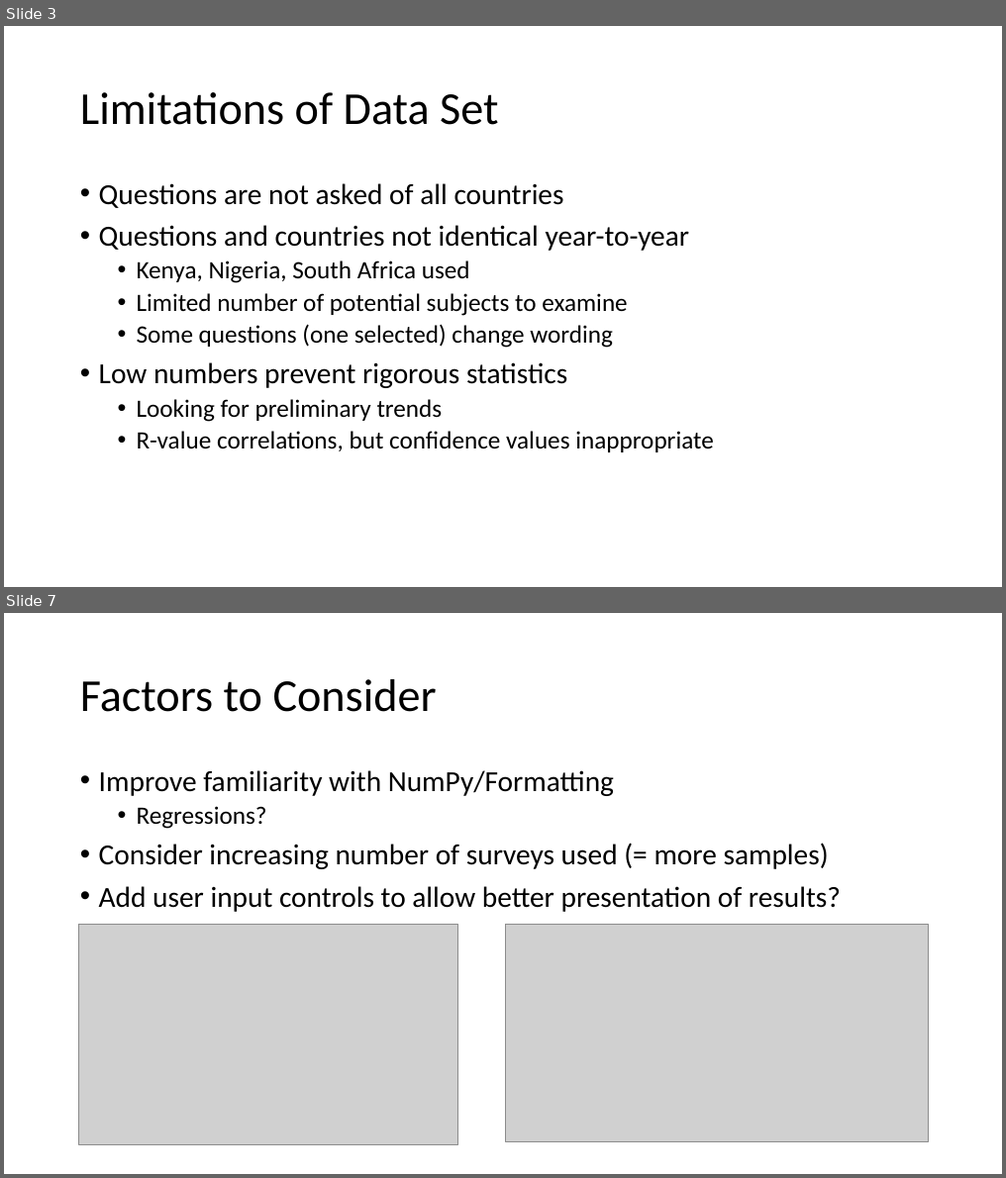
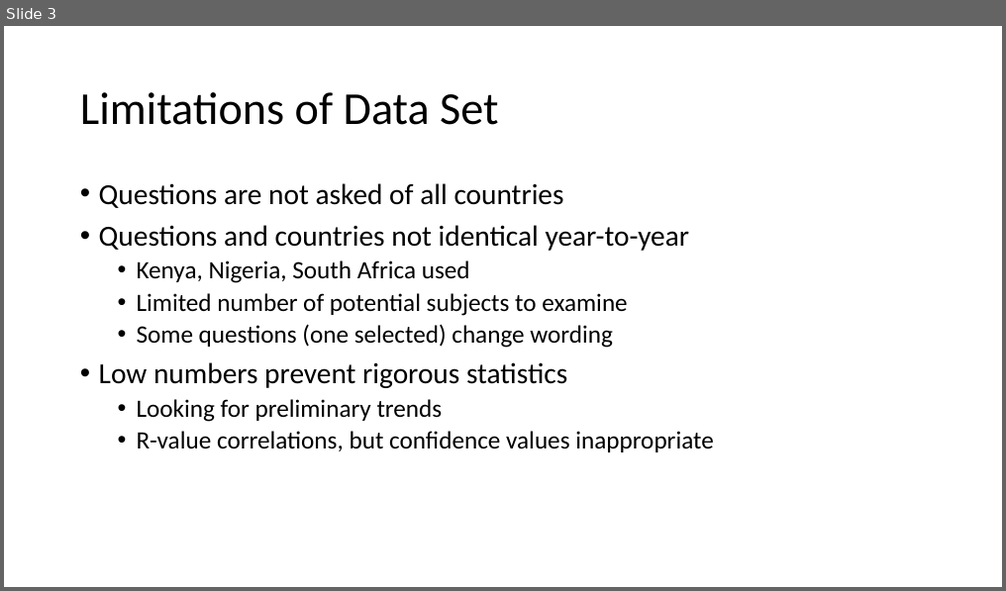
Before and after one commit to BIOF309/10-final-project-R-Mayers, a slide deck: BIOF309 Presentation.pptx. Shown one above the other, each under a label of ours: slides 3 and 7 before the commit, slide 3 after it; the slides between them are not shown. The pictures are 1006x1178 and 1006x591 pixels, drawn with LibreOffice and Linux fonts; fonts in the diff are those of the drawing; grey boxes stand for pictures. Boxes give left, top, right and bottom in pixels: in the first picture for what was removed or moved away, otherwise in the second. Text is boxed around its words. In the diff, an @@ line names an element or a change of style, - is before the commit and + after.

```diff
--- a/BIOF309 Presentation.pptx
+++ b/BIOF309 Presentation.pptx
@@ slide 7 removed at bbox=[4, 613, 1002, 1174], background #FFFFFF @@
@@ title removed at bbox=[80, 679, 437, 712] @@
-Factors to Consider
@@ text removed at bbox=[99, 770, 841, 912] @@
-• Improve familiarity with NumPy/Formatting
-  • Regressions?
-• Consider increasing number of surveys used (= more samples)
-• Add user input controls to allow better presentation of results?
@@ picture removed at bbox=[78, 924, 457, 1145] @@
@@ picture removed at bbox=[506, 924, 928, 1142] @@
```
Also in this commit, not shown: 3 slides changed, 3 slides added, 1 other slide removed, 4 other files.
